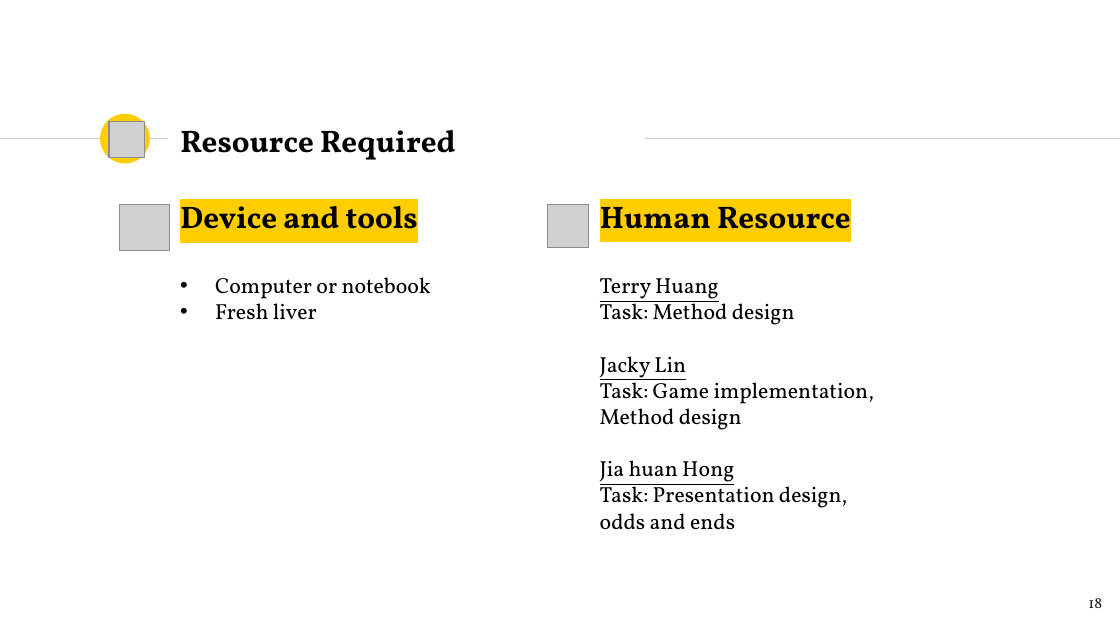
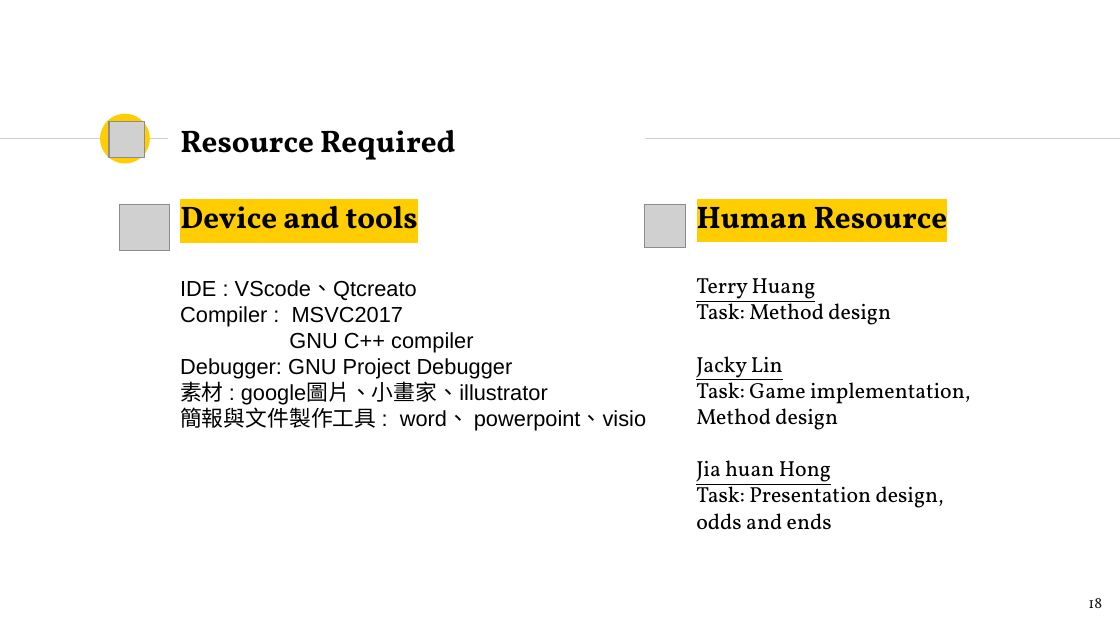
Before and after one commit to Banana-Huang/AI_Course_Team1_2018, a slide deck: slide 18 of Project/Team_1_project_proposal.pptx. Drawn at 1120x630 pixels with LibreOffice and Linux fonts; fonts in the diff are those of the drawing; grey boxes stand for pictures. Boxes give left, top, right and bottom in pixels: in the first picture for what was removed or moved away, otherwise in the second. Text is boxed around its words. In the diff, an @@ line names an element or a change of style, - is before the commit and + after.

Commit message:
2018.12.18
修改 : PPT 圖片錯誤 、 更新圖片錯誤

```diff
--- a/Project/Team_1_project_proposal.pptx
+++ b/Project/Team_1_project_proposal.pptx
@@ 2 texts, 1 picture: place and size @@
-2 texts, 1 picture at <box>548,205,874,530</box>
+2 texts, 1 picture at <box>644,199,970,530</box>
@@ text at <box>180,280,646,431</box>: text changed; font Vollkorn to Arial @@
-• Computer or notebook
-• Fresh liver
+IDE : VScode、Qtcreato
+Compiler : MSVC2017
+GNU C++ compiler
+Debugger: GNU Project Debugger
+素材 : google圖片、小畫家、illustrator
+簡報與文件製作工具 : word、 powerpoint、visio
```
Also in this commit, not shown: 1 other slide changed, 6 other files.
